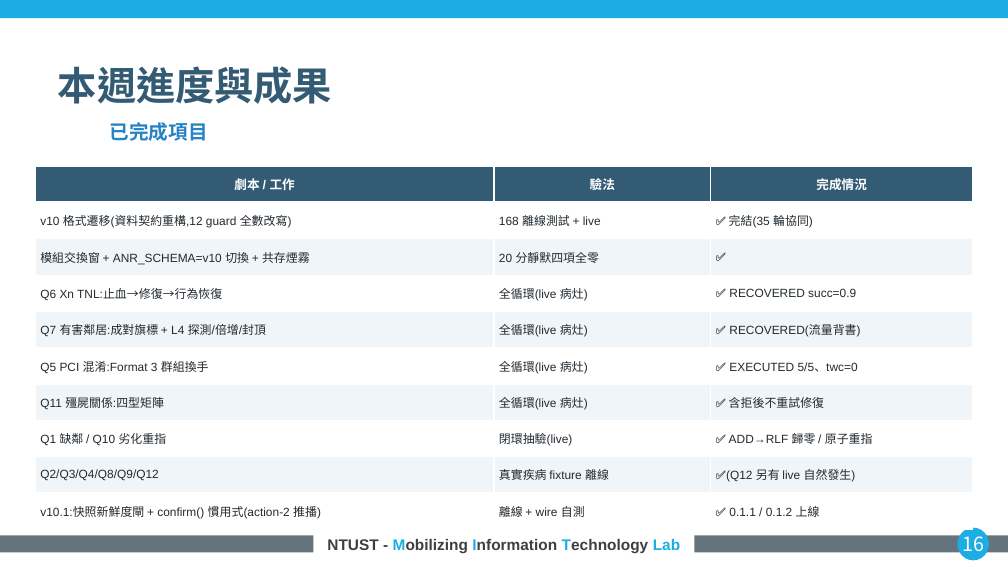
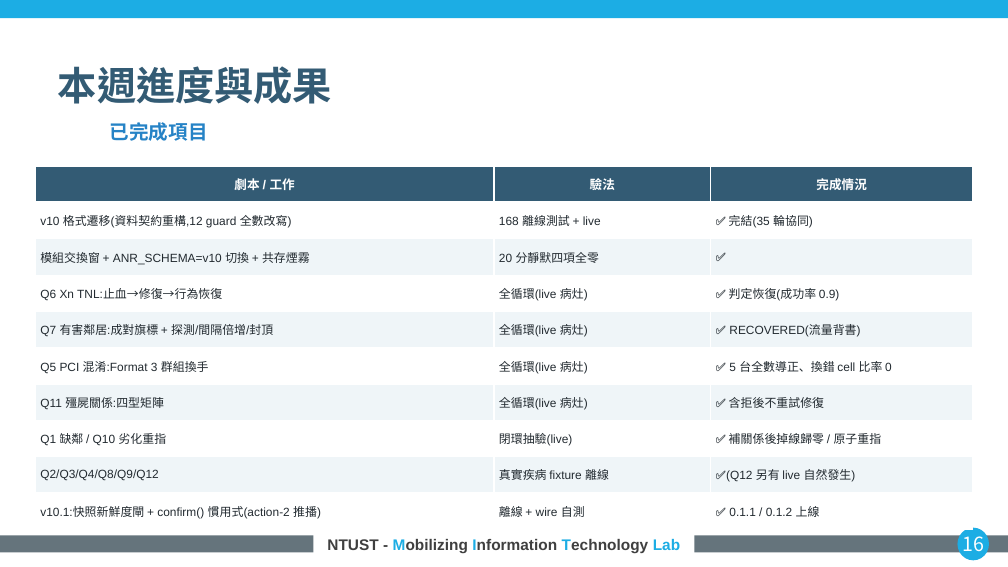
Before and after one commit to kimOuO/RAN-sim-OAI, a slide deck: slide 16 of docs/report/8_27_進度報告_v10十二題.pptx. Drawn at 1008x567 pixels with LibreOffice and Linux fonts; fonts in the diff are those of the drawing; background and template pictures are left out. Boxes give left, top, right and bottom in pixels: in the first picture for what was removed or moved away, otherwise in the second. Text is boxed around its words. In the diff, an @@ line names an element or a change of style, - is before the commit and + after.

```diff
--- a/docs/report/8_27_進度報告_v10十二題.pptx
+++ b/docs/report/8_27_進度報告_v10十二題.pptx
@@ table at (35,166,973,529) @@
-row 4, column 3: ✅ RECOVERED succ=0.9
+row 4, column 3: ✅ 判定恢復(成功率 0.9)
-row 5, column 1: Q7 有害鄰居:成對旗標 + L4 探測/倍增/封頂
+row 5, column 1: Q7 有害鄰居:成對旗標 + 探測/間隔倍增/封頂
-row 6, column 3: ✅ EXECUTED 5/5、twc=0
+row 6, column 3: ✅ 5 台全數導正、換錯 cell 比率 0
-row 8, column 3: ✅ ADD→RLF 歸零 / 原子重指
+row 8, column 3: ✅ 補關係後掉線歸零 / 原子重指
```
Also in this commit, not shown: 12 other slides changed.
